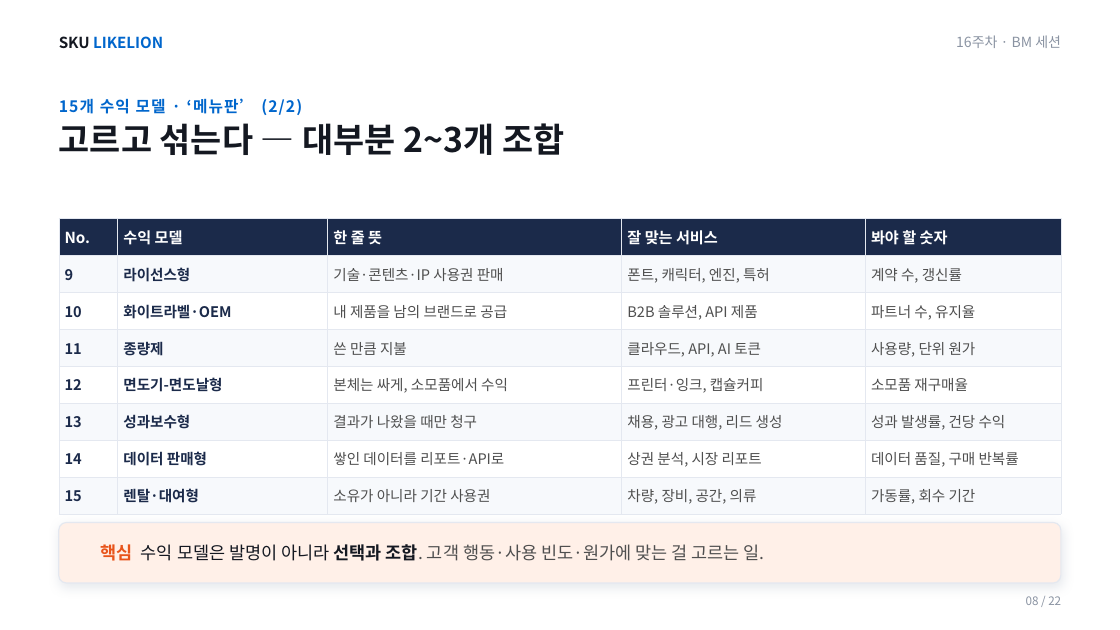
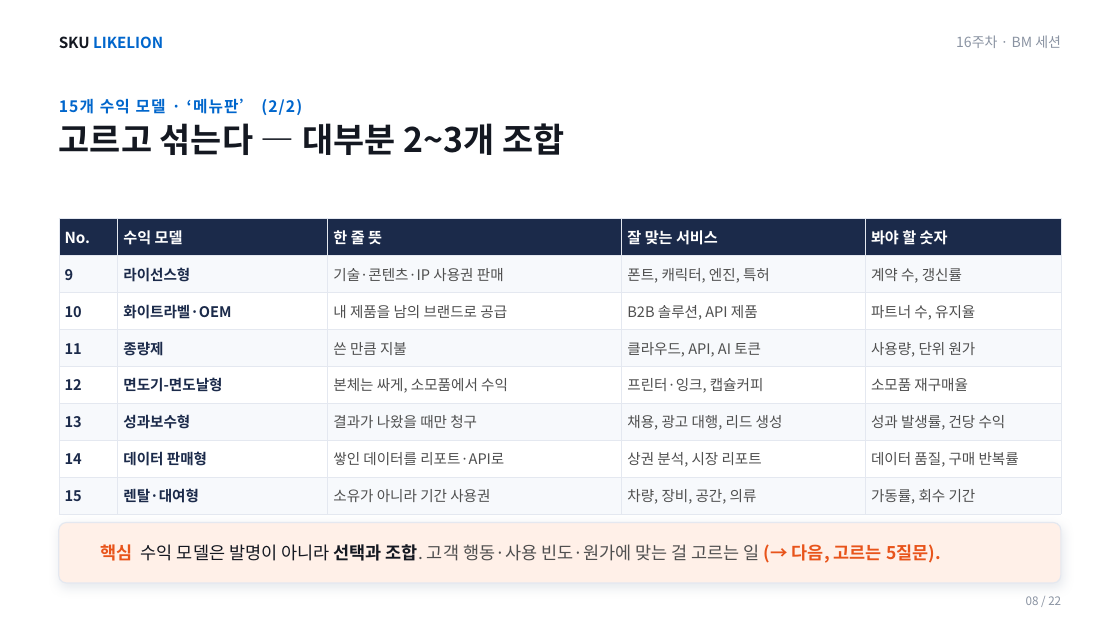
Before and after one commit to SKUnohtaekyung/BM, a slide deck: slide 8 of 슬라이드/BM_16주차_강의덱.pptx. Drawn at 1120x630 pixels with LibreOffice and Linux fonts; fonts in the diff are those of the drawing. Boxes give left, top, right and bottom in pixels: in the first picture for what was removed or moved away, otherwise in the second. Text is boxed around its words. In the diff, an @@ line names an element or a change of style, - is before the commit and + after.

```diff
--- a/슬라이드/BM_16주차_강의덱.pptx
+++ b/슬라이드/BM_16주차_강의덱.pptx
@@ text at [101, 544, 941, 563]: text changed @@
-핵심 수익 모델은 발명이 아니라 선택과 조합. 고객 행동·사용 빈도·원가에 맞는 걸 고르는 일.
+핵심 수익 모델은 발명이 아니라 선택과 조합. 고객 행동·사용 빈도·원가에 맞는 걸 고르는 일 (→ 다음, 고르는 5질문).
```
Also in this commit, not shown: 14 other slides changed, 1 other file.
